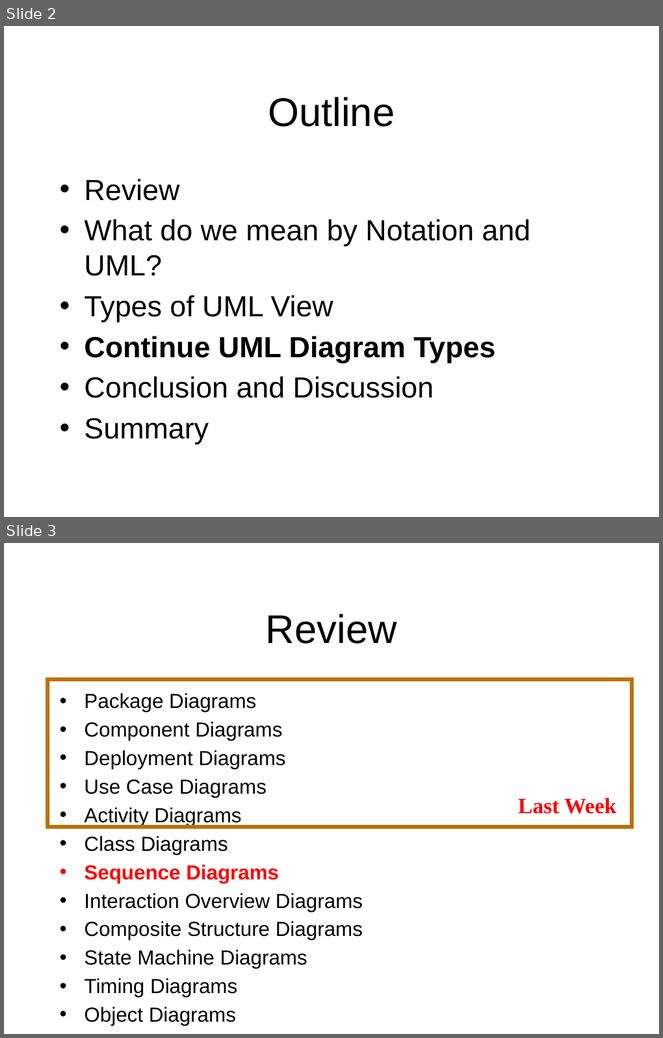
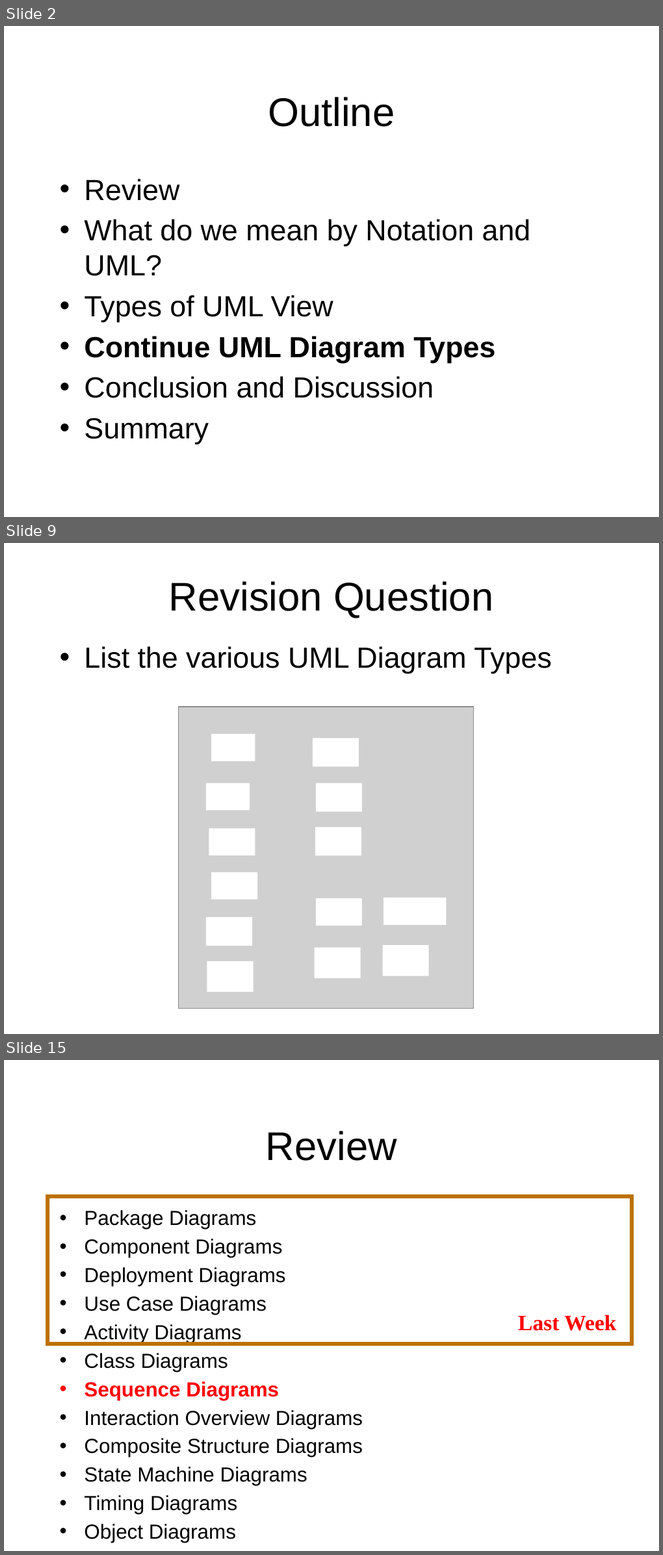
Before and after one commit to octaviordz/zjnu2017.github.io, a slide deck: OOAD/lectures/070--Notation.Part.2.pptx. Shown one above the other, each under a label of ours: slides 2 and 3 before the commit, slides 2, 9 and 15 after it; the slides between them are not shown. The pictures are 663x1038 and 663x1555 pixels, drawn with LibreOffice and Linux fonts; fonts in the diff are those of the drawing; grey boxes stand for pictures. Boxes give left, top, right and bottom in pixels: in the first picture for what was removed or moved away, otherwise in the second. Text is boxed around its words. In the diff, an @@ line names an element or a change of style, - is before the commit and + after.

```diff
--- a/OOAD/lectures/070--Notation.Part.2.pptx
+++ b/OOAD/lectures/070--Notation.Part.2.pptx
@@ slide 9 added at <box>4,543,659,1034</box>, background #FFFFFF @@
@@ title added at <box>169,581,493,618</box>, 44 pt, text #000000 @@
+Revision Question
@@ text added at <box>84,646,552,674</box>, 32 pt, text #000000 @@
+• List the various UML Diagram Types
@@ picture added at <box>179,707,474,1009</box> @@
@@ rectangle added at <box>212,734,256,762</box>, fill #FFFFFF @@
@@ rectangle added at <box>313,738,359,767</box>, fill #FFFFFF @@
@@ rectangle added at <box>206,783,250,811</box>, fill #FFFFFF @@
@@ rectangle added at <box>316,783,362,812</box>, fill #FFFFFF @@
@@ rectangle added at <box>209,828,256,856</box>, fill #FFFFFF @@
@@ rectangle added at <box>315,827,362,856</box>, fill #FFFFFF @@
@@ rectangle added at <box>212,873,258,900</box>, fill #FFFFFF @@
@@ rectangle added at <box>316,899,362,927</box>, fill #FFFFFF @@
@@ rectangle added at <box>384,898,446,926</box>, fill #FFFFFF @@
@@ rectangle added at <box>206,918,252,947</box>, fill #FFFFFF @@
@@ rectangle added at <box>315,948,361,979</box>, fill #FFFFFF @@
@@ rectangle added at <box>383,945,429,976</box>, fill #FFFFFF @@
@@ rectangle added at <box>207,962,254,992</box>, fill #FFFFFF @@
@@ what was slide 3 is now slide 15 @@
```
Also in this commit, not shown: 11 other slides added.
